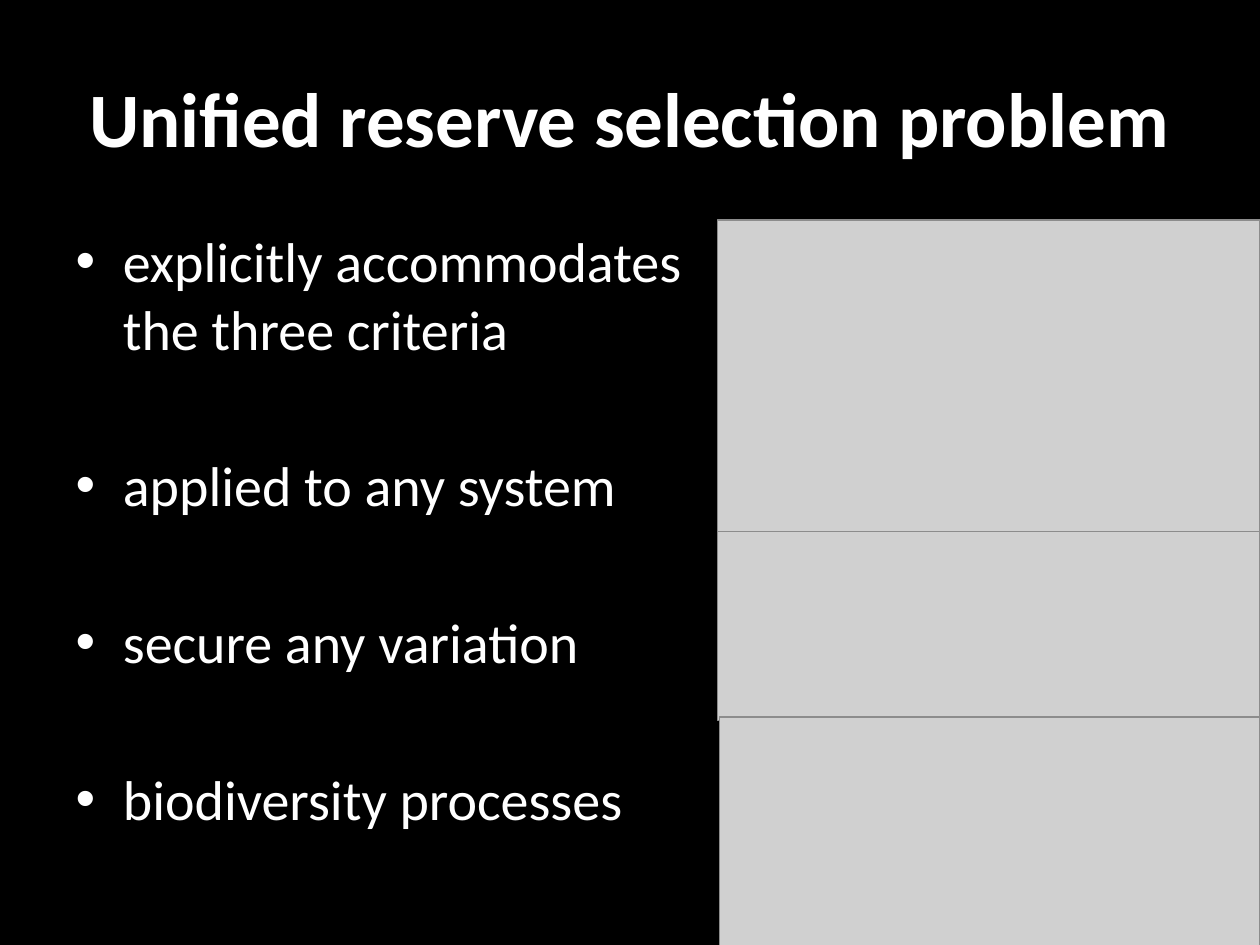
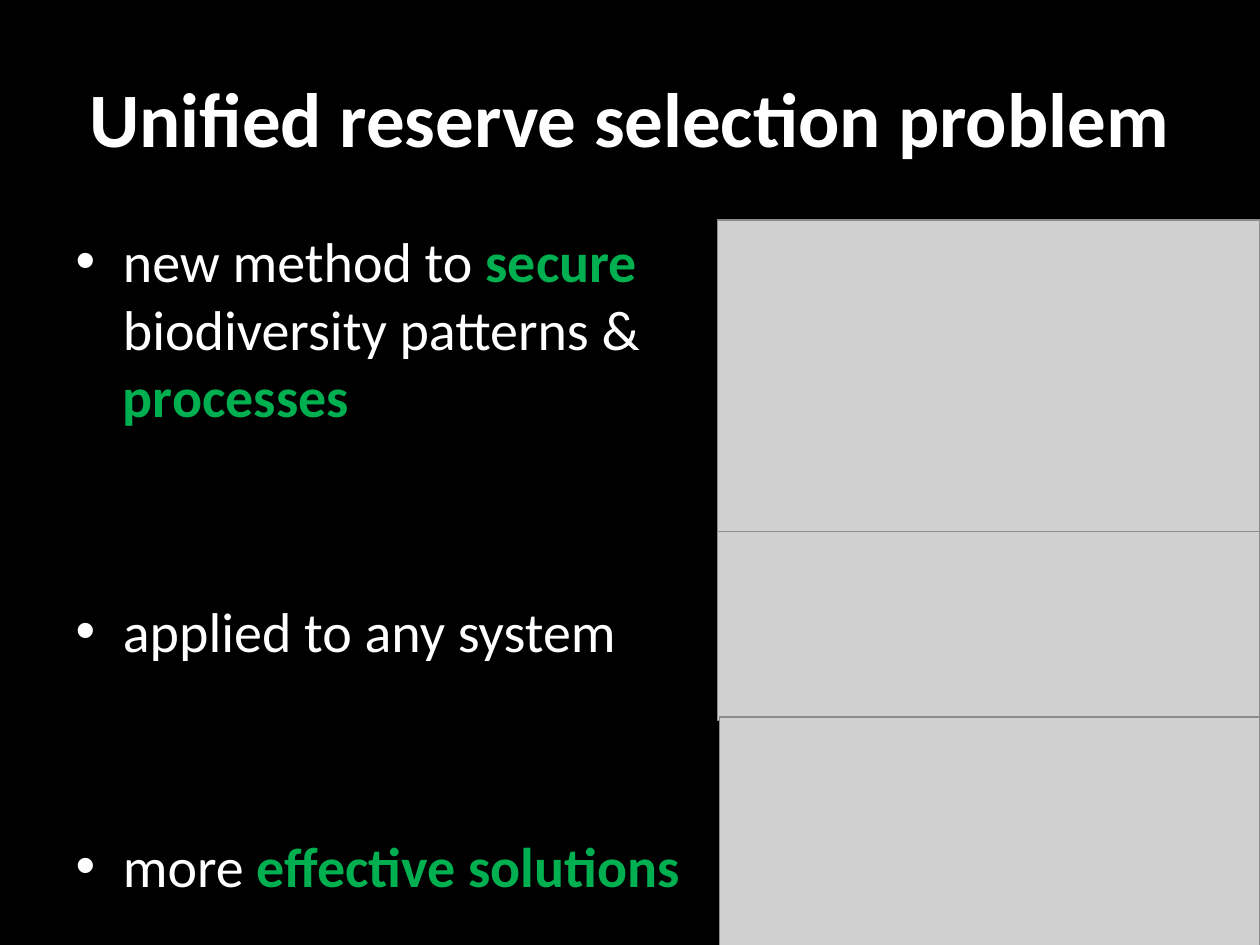
Before and after one commit to jeffreyhanson/abstracts-and-slides, a slide deck: slide 19 of seminars/SCBO-presentation-06-06-2016/jhanson_scbo.pptx (slide 20 before the commit). Drawn at 1260x945 pixels with LibreOffice and Linux fonts; fonts in the diff are those of the drawing; grey boxes stand for pictures. Boxes give left, top, right and bottom in pixels: in the first picture for what was removed or moved away, otherwise in the second. Text is boxed around its words. In the diff, an @@ line names an element or a change of style, - is before the commit and + after.

```diff
--- a/seminars/SCBO-presentation-06-06-2016/jhanson_scbo.pptx
+++ b/seminars/SCBO-presentation-06-06-2016/jhanson_scbo.pptx
@@ text at bbox=[123, 243, 637, 426]: text changed @@
-• explicitly accommodates the three criteria
+• new method to secure biodiversity patterns & processes
@@ text at bbox=[123, 847, 679, 888]: text changed; text colour #FFFFFF to #00B050; bold on @@
-• secure any variation
-• biodiversity processes
+• more effective solutions
```
Also in this commit, not shown: 10 other slides changed, 3 slides added, 4 slides removed.
